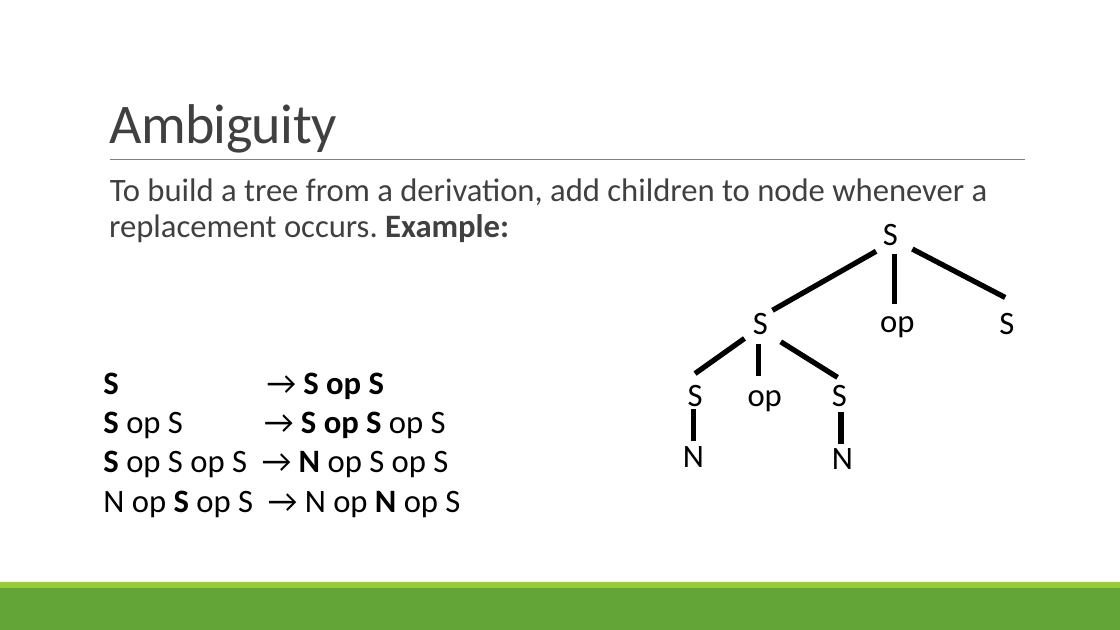
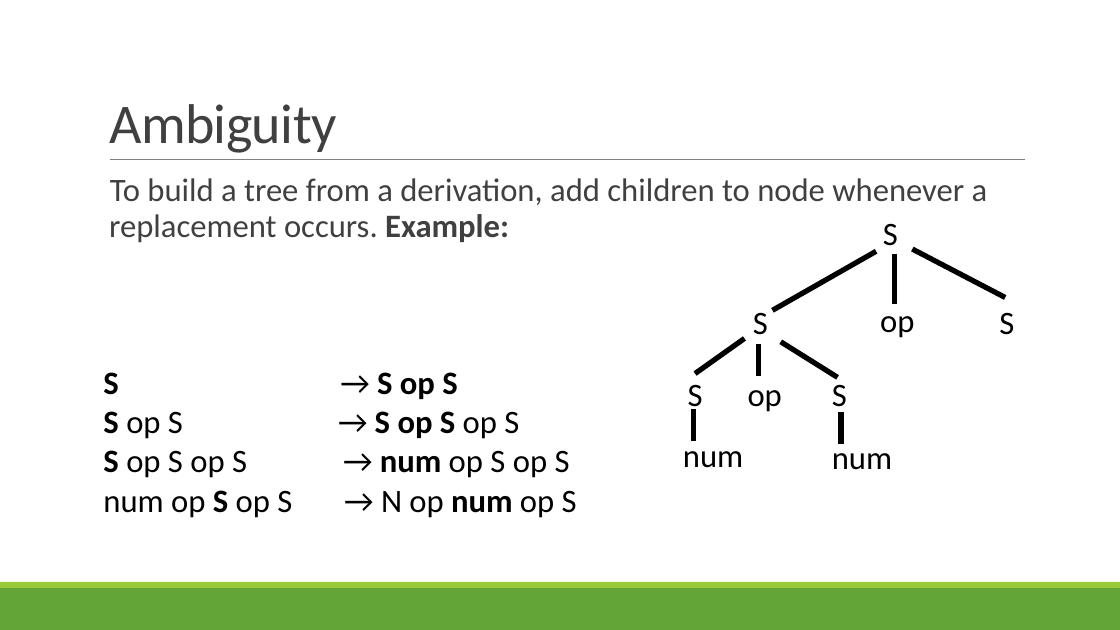
Before and after one commit to rbohrer/pl-course, a slide deck: slide 54 of LectureSlides/03Parsing.pptx. Drawn at 1120x630 pixels with LibreOffice and Linux fonts; fonts in the diff are those of the drawing. Boxes give left, top, right and bottom in pixels: in the first picture for what was removed or moved away, otherwise in the second. Text is boxed around its words. In the diff, an @@ line names an element or a change of style, - is before the commit and + after.

```diff
--- a/LectureSlides/03Parsing.pptx
+++ b/LectureSlides/03Parsing.pptx
@@ text at box(103, 372, 577, 518): text changed @@
-S → S op S
-S op S → S op S op S
-S op S op S → N op S op S
-N op S op S → N op N op S
+S → S op S
+S op S → S op S op S
+S op S op S → num op S op S
+num op S op S → N op num op S
@@ text at box(832, 442, 892, 470): text changed @@
-N
+num
@@ text at box(683, 451, 743, 468): text changed @@
-N
+num
```
Also in this commit, not shown: 13 other slides changed.
